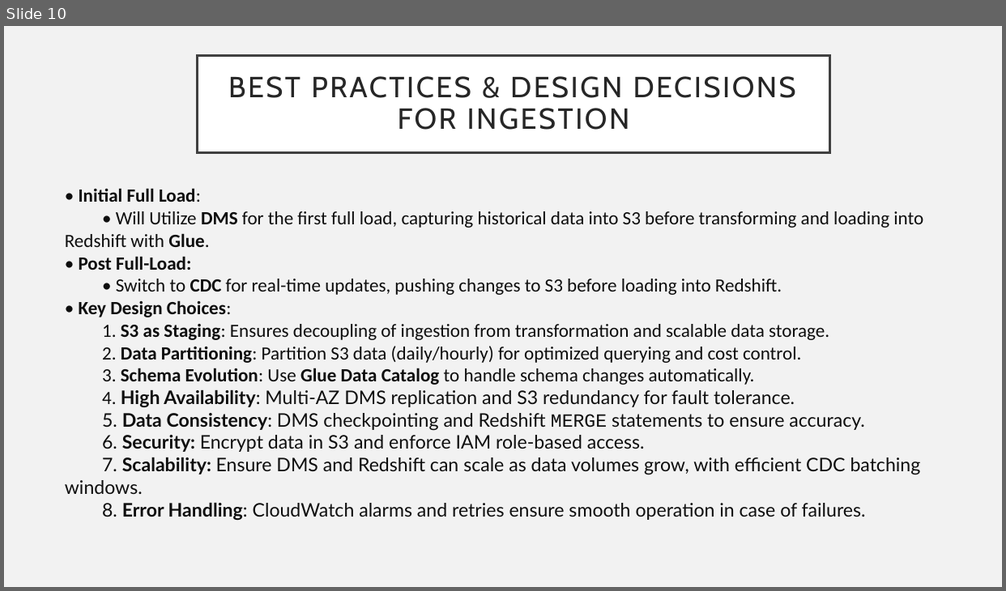
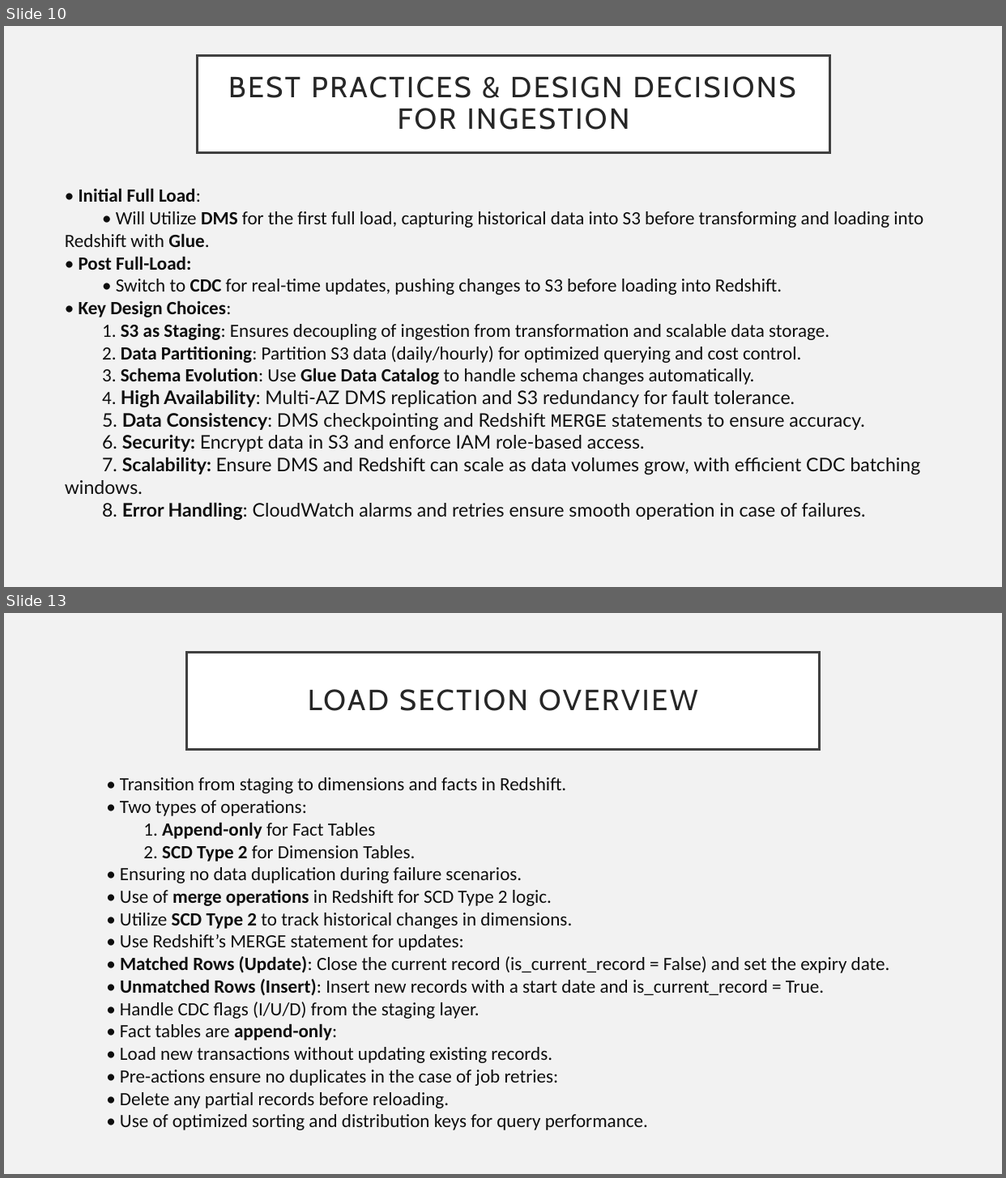
Before and after one commit to Tvkoushik/amazon-etl-pipeline, a slide deck: Craft-Demo.pptx. Shown one above the other, each under a label of ours: slide 10 before the commit, slides 10 and 13 after it; the slides between them are not shown. The pictures are 1006x591 and 1006x1178 pixels, drawn with LibreOffice and Linux fonts; fonts in the diff are those of the drawing. Boxes give left, top, right and bottom in pixels: in the first picture for what was removed or moved away, otherwise in the second. Text is boxed around its words. In the diff, an @@ line names an element or a change of style, - is before the commit and + after.

```diff
--- a/Craft-Demo.pptx
+++ b/Craft-Demo.pptx
@@ slide 13 added at [4, 613, 1002, 1174], background #F2F2F2 @@
@@ title added at [187, 652, 819, 749], fill #FFFFFF, outline #404040 2.5 pt, 28 pt, text #262626 @@
+LOAD SECTION OVERVIEW
@@ text added at [120, 777, 890, 1131], 18 pt, text #0E0E0E @@
+• Transition from staging to dimensions and facts in Redshift.
+• Two types of operations:
+1. Append-only for Fact Tables
+2. SCD Type 2 for Dimension Tables.
+• Ensuring no data duplication during failure scenarios.
+• Use of merge operations in Redshift for SCD Type 2 logic.
+• Utilize SCD Type 2 to track historical changes in dimensions.
+• Use Redshift’s MERGE statement for updates:
+• Matched Rows (Update): Close the current record (is_current_record = False) and set the expiry date.
+• Unmatched Rows (Insert): Insert new records with a start date and is_current_record = True.
+• Handle CDC flags (I/U/D) from the staging layer.
+• Fact tables are append-only:
+• Load new transactions without updating existing records.
+• Pre-actions ensure no duplicates in the case of job retries:
+• Delete any partial records before reloading.
+• Use of optimized sorting and distribution keys for query performance.
```
Also in this commit, not shown: 1 slide changed, 11 other slides added, 2 slides removed, 15 other files.
